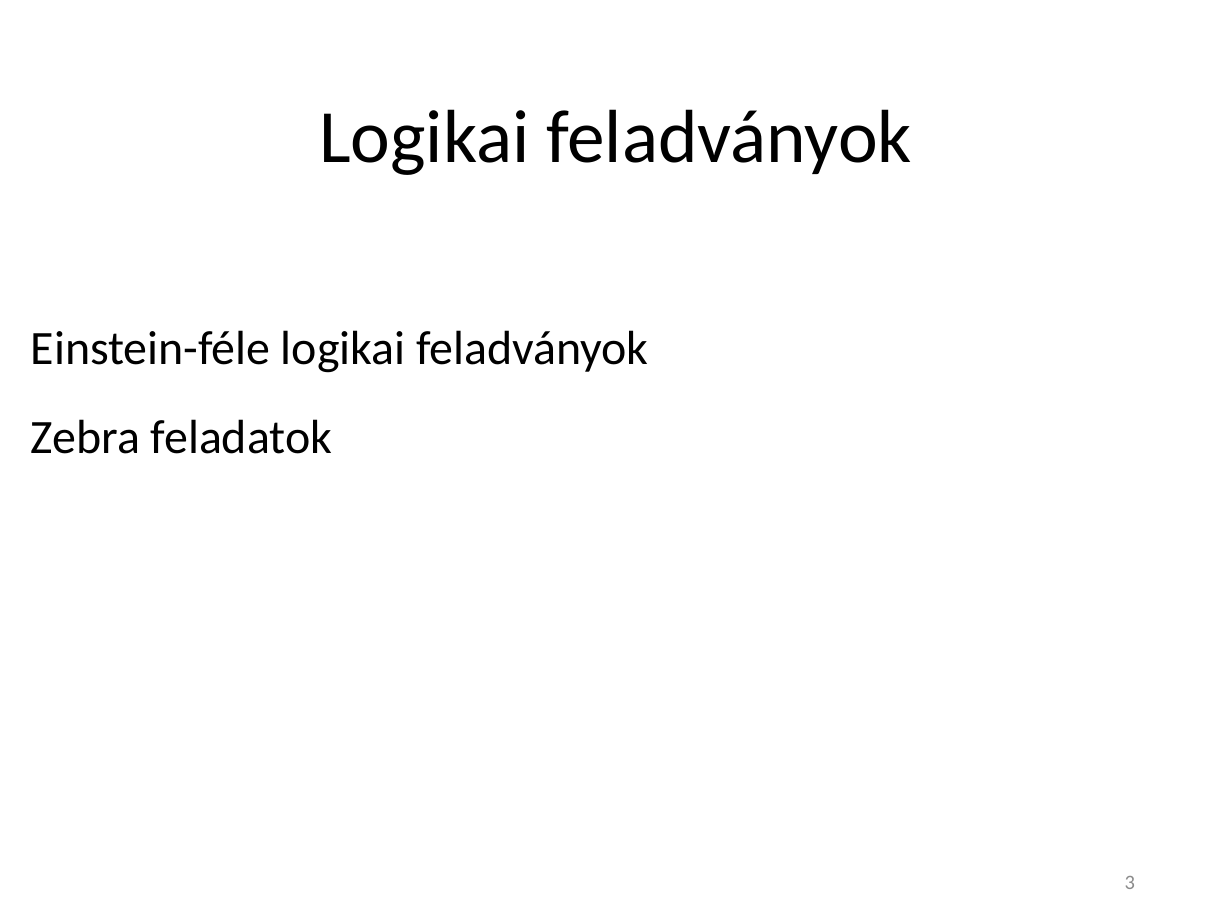
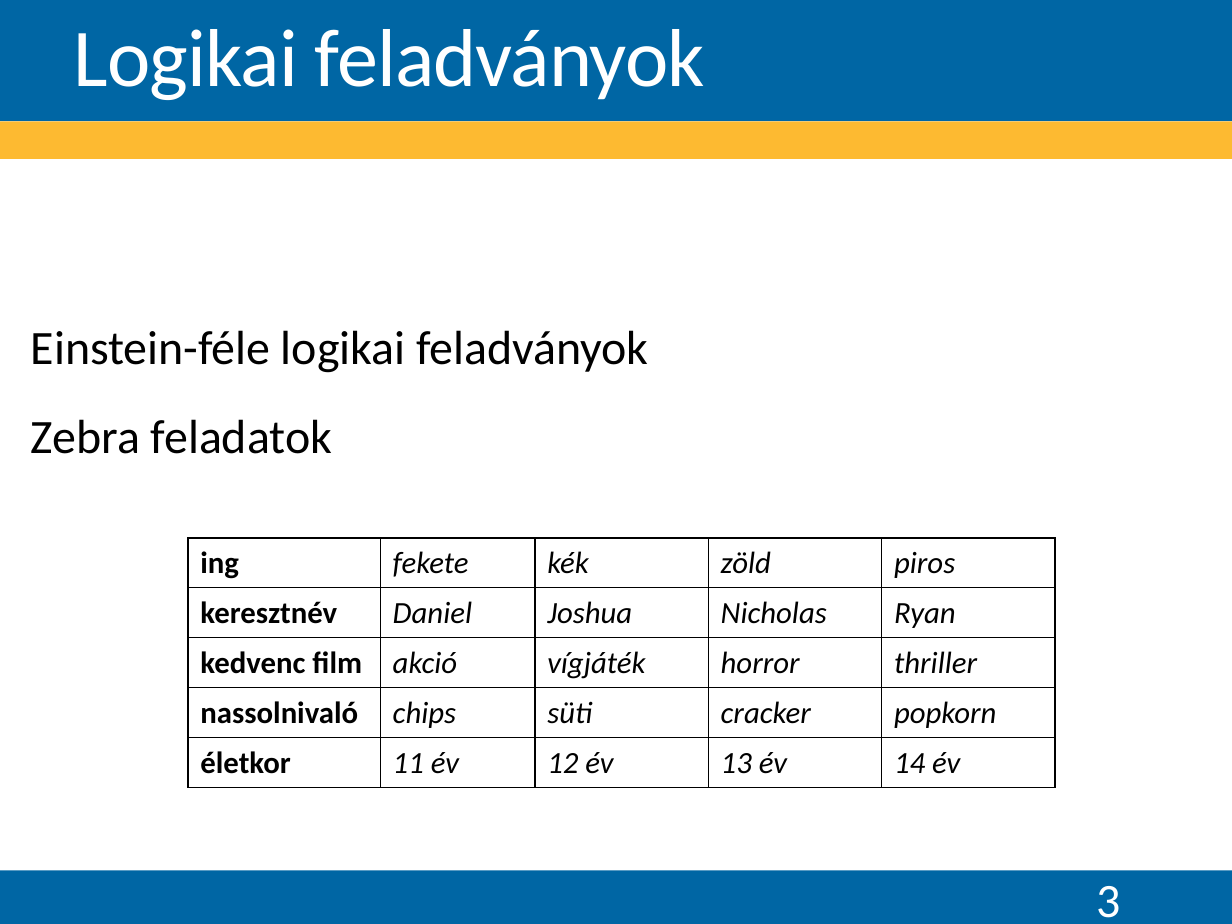
Before and after one commit to Teaching-projects/SZE-Peku221b, a slide deck: slide 3 of CP_Dolgozat/Előadás/Logikai feladványok megoldása korlátprogramozással.pptx. Drawn at 1232x924 pixels with LibreOffice and Linux fonts; fonts in the diff are those of the drawing; background and template pictures are left out. Boxes give left, top, right and bottom in pixels: in the first picture for what was removed or moved away, otherwise in the second. Text is boxed around its words. In the diff, an @@ line names an element or a change of style, - is before the commit and + after.

```diff
--- a/CP_Dolgozat/Előadás/Logikai feladványok megoldása korlátprogramozással.pptx
+++ b/CP_Dolgozat/Előadás/Logikai feladványok megoldása korlátprogramozással.pptx
@@ rectangle added at (0, 0, 1232, 121), fill #0066A4 @@
@@ title "Logikai feladványok": place and size @@
-title "Logikai feladványok" at (319, 109, 912, 175)
+title "Logikai feladványok" at (74, 29, 705, 100)
@@ title "Logikai feladványok" at (74, 29, 705, 100): size 44 to 48 pt, text colour #000000 to #FFFFFF, letter spacing 0 to -0.5 pt; alignment centre to left; line spacing 0.9 to 0.85; vertical alignment middle to bottom @@
@@ rectangle added at (0, 122, 1232, 159), fill #FDBA31 @@
@@ table added at (188, 538, 1056, 788), 5 rows, 5 columns @@
+ing | fekete | kék | zöld | piros
+keresztnév | Daniel | Joshua | Nicholas | Ryan
+kedvenc film | akció | vígjáték | horror | thriller
+nassolnivaló | chips | süti | cracker | popkorn
+életkor | 11 év | 12 év | 13 év | 14 év
@@ rectangle added at (0, 870, 1232, 924), fill #0066A4 @@
@@ page number: place and size @@
-page number at (1125, 876, 1135, 889)
+page number at (1096, 886, 1120, 918)
@@ page number at (1096, 886, 1120, 918): size 12 to 28 pt, text colour #8C8C8C to #FFFFFF @@
```
Also in this commit, not shown: 9 other slides changed, 6 slides added, 6 slides removed, 11 other files.
